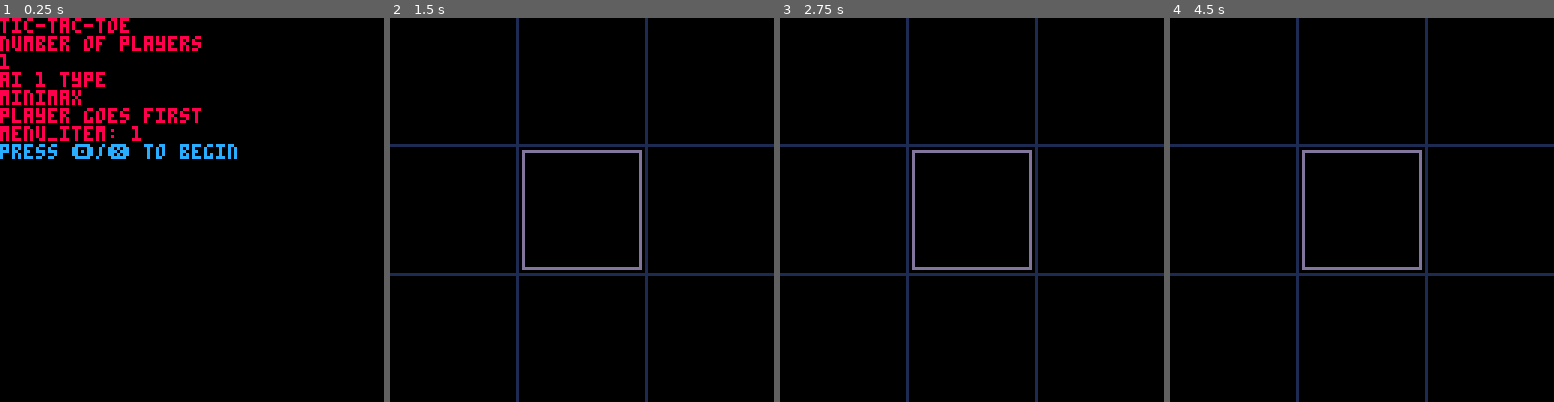
Above: before the commit, frames 1-4 (left to right).
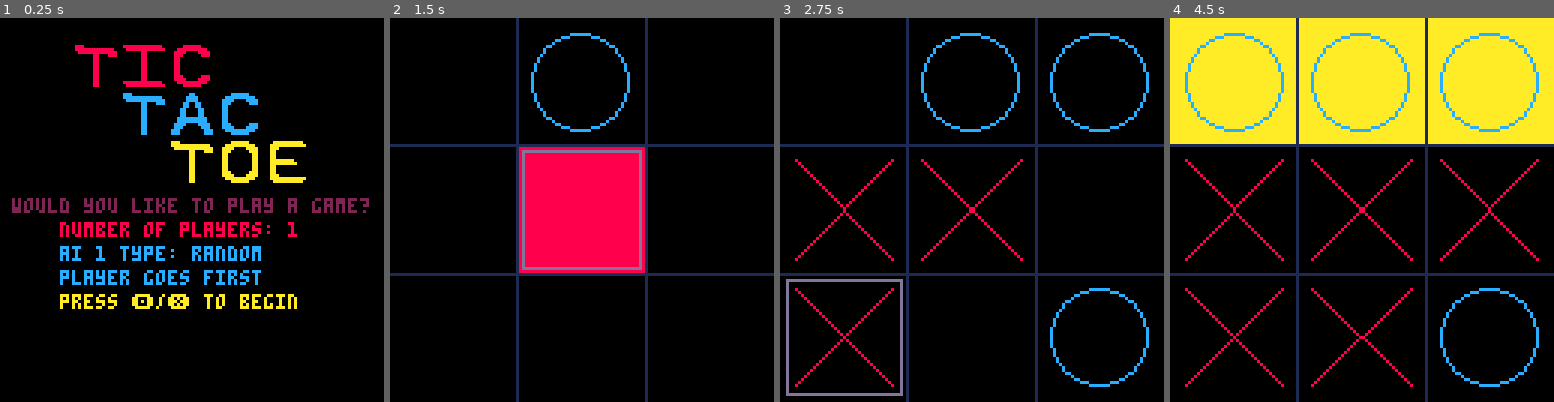
Above: after the commit, the same moments.

Repository: TarkanAl-Kazily/game-jams
Game: PICO-8 cartridge other/tic_tac_toe.p8
The game is run twice, just before and just after one commit, with the same random seed, the same clock (stepped at 60 frames per second) and the same inputs.
Inputs:
- Up to frame 1 (0.25 s): no input
- Up to frame 2 (1.5 s): tap O (Z key) at 0.33, 0.7, 1.43 s; tap X (X key) at 1.07 s
- Up to frame 3 (2.75 s): hold Left 1.97-2.37 s; tap X (X key) at 2.07, 2.4, 2.73 s; tap O (Z key) at 2.22 s; hold Down from 2.42 s (still down)
- Up to frame 4 (4.5 s): release Down at 2.82 s; hold Right 2.87-3.53 s; tap X (X key) every 0.33 s from 3.07 to 4.4 s; tap O (Z key) at 3.1, 3.98 s; hold Up 3.58-4.08 s; hold Right from 4.13 s (still down)

The runs differ from the first frame. In frame 1, 13% of the frame differs, in the area x 0-97%, y 0-76%; in frame 2, 10%; in frame 3, 4.8%; in frame 4, 36%, in the area x 0-100%, y 0-97%.

Commit message:
Finished tic tac toe

Diff:
--- a/other/tic_tac_toe.p8
+++ b/other/tic_tac_toe.p8
@@ -20,12 +20,12 @@
 
   -- ai settings
   ai = 1
-  ai_1_mode = 2
-  ai_2_mode = 3
+  ai_1_mode = 1
+  ai_2_mode = 1
   ai_modes = {
     {ai_random, "random"},
-    {ai_minimax, "minimax"},
-    {ai_negamax, "negamax"},
+    --{ai_minimax, "minimax"},
+    --{ai_negamax, "negamax"},
     {ai_alpha_beta, "alpha beta"},
   }
   player_first = true
@@ -63,30 +63,66 @@
   end
 end
 
+function menu_title_draw()
+  local x, y = 24, 8
+  pal(11, 8)
+  sspr(0, 0, 16, 16, x, y)
+  sspr(16, 0, 16, 16, x + 16, y)
+  sspr(32, 0, 16, 16, x + 32, y)
+  y += 16
+  x += 16
+  pal(11, 12)
+  sspr(0, 0, 16, 16, x, y)
+  sspr(8*8, 0, 16, 16, x + 16, y)
+  sspr(32, 0, 16, 16, x + 32, y)
+  y += 16
+  x += 16
+  pal(11, 10)
+  sspr(0, 0, 16, 16, x, y)
+  sspr(6*8, 0, 16, 16, x + 16, y)
+  sspr(10*8, 0, 16, 16, x + 32, y)
+
+  y += 20
+  x = 20
+
+  pal()
+  s = "would you like to play a game?"
+  print(s, (128 - #s * 4) / 2, y, 2)
+  y += 8
+  c = 12
+  if (menu_item == 1) c = 8
+  print("number of players: "..(2-ai), x, y, c)
+
+  y += 8
+  c = 12
+  if (menu_item == 2) c = 8
+  if ai >= 1 then
+    print("ai 1 type: "..ai_modes[ai_1_mode][2], x, y, c)
+  end
+
+  y += 8
+  c = 12
+  if (menu_item == 3) c = 8
+  if ai == 1 and player_first then
+    print("player goes first", x, y, c)
+  elseif ai == 1 and not player_first then
+    print("player goes second", x, y, c)
+  end
+
+  c = 12
+  if (menu_item == 3) c = 8
+  if ai >= 2 then
+    print("ai 2 type: "..ai_modes[ai_2_mode][2], x, y, c)
+  end
+
+  y += 8
+  print("press 🅾️/❎ to begin", x, y, 10)
+end
+
 function menu_draw()
   cls(0)
-  print("tic-tac-toe", 8)
-
-  print("number of players")
-  print(2 - ai)
-
-  if ai >= 1 then
-    print("ai 1 type")
-    print(ai_modes[ai_1_mode][2])
-  end
-  if ai == 1 and player_first then
-    print("player goes first")
-  elseif ai == 1 and not player_first then
-    print("player goes second")
-  end
-  if ai >= 2 then
-    print("ai 2 type")
-    print(ai_modes[ai_2_mode][2])
-  end
-
-  print("menu_item: "..menu_item)
-
-  print("press 🅾️/❎ to begin", 12)
+  menu_title_draw()
+
 end
 
 -->8
@@ -130,6 +166,8 @@
 
   if winner != 0 then
     if just_ended then
+      if (winner > 0) sfx(1)
+      if (winner == -1) sfx(2)
       game_end = t()
     end
     if t() - game_end > reset_delay then
Not shown, changed: 18 lines of the sprite sheet (__gfx__) section of other/tic_tac_toe.p8
Not shown, changed: the sound effects (__sfx__) section of other/tic_tac_toe.p8
